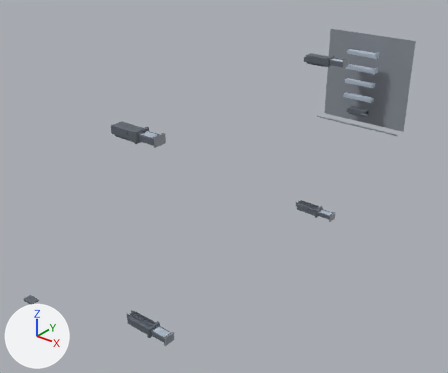
The glTF model redesign/blender/out/aircraft/glb/landing.glb, before and after one commit.
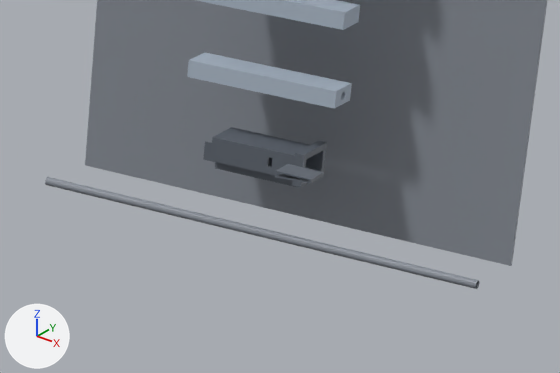
There are two pictures of each version: one whole from a camera (50 mm lens) standing at (1.058, -1.012, 0.595) and looking at (0.172, 0.096, -0.093), one close up on the part from 69% to 92% of the width and 22% to 41% of the height. Arrows for +X, +Y and +Z are at lower left; the lights stay in place. The last two pictures show the newer version.

Objects in the first close-up: 'GER-006', 'GER-007-R', 'GER-010', 'GER-011', 'GER-012', 'GER-013'.
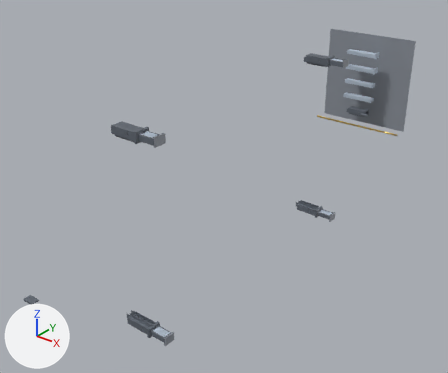
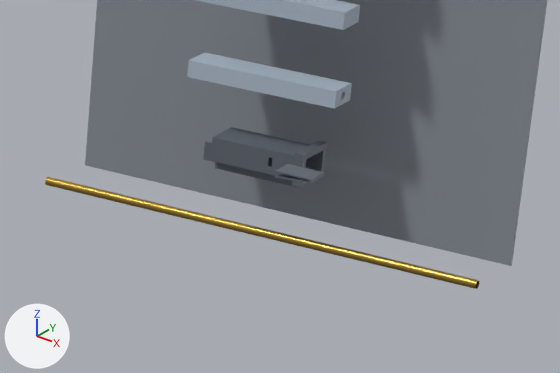
Where the change shows, as pixel boxes [x1, y1, x2, y2] in the close-ups (560 x 373 px):
'GER-013', recoloured: [45, 177, 480, 289] in both

Diff of the bpy script that builds the scene:
```diff
--- a/redesign/blender/out/aircraft/glb/landing.glb.py
+++ b/redesign/blender/out/aircraft/glb/landing.glb.py
@@ mat_look__c9a44c @@
+mat_look__c9a44c = principled_material('look #C9A44C')
+mat_look__c9a44c.base_color = (0.584, 0.371, 0.0723)  # yellow #c9a44c
+mat_look__c9a44c.metallic = 1.0
+mat_look__c9a44c.roughness = 0.3
@@ me_ger_013 @@
 me_ger_013.from_pydata(...)  # 96 vertices, 192 faces; spans x -0.002..0.302, y 0.847..0.853, z -0.153..-0.147
-me_ger_013.materials.append(mat_look__8a9099)  # grey #8a9099
+me_ger_013.materials.append(mat_look__c9a44c)  # yellow #c9a44c
```
